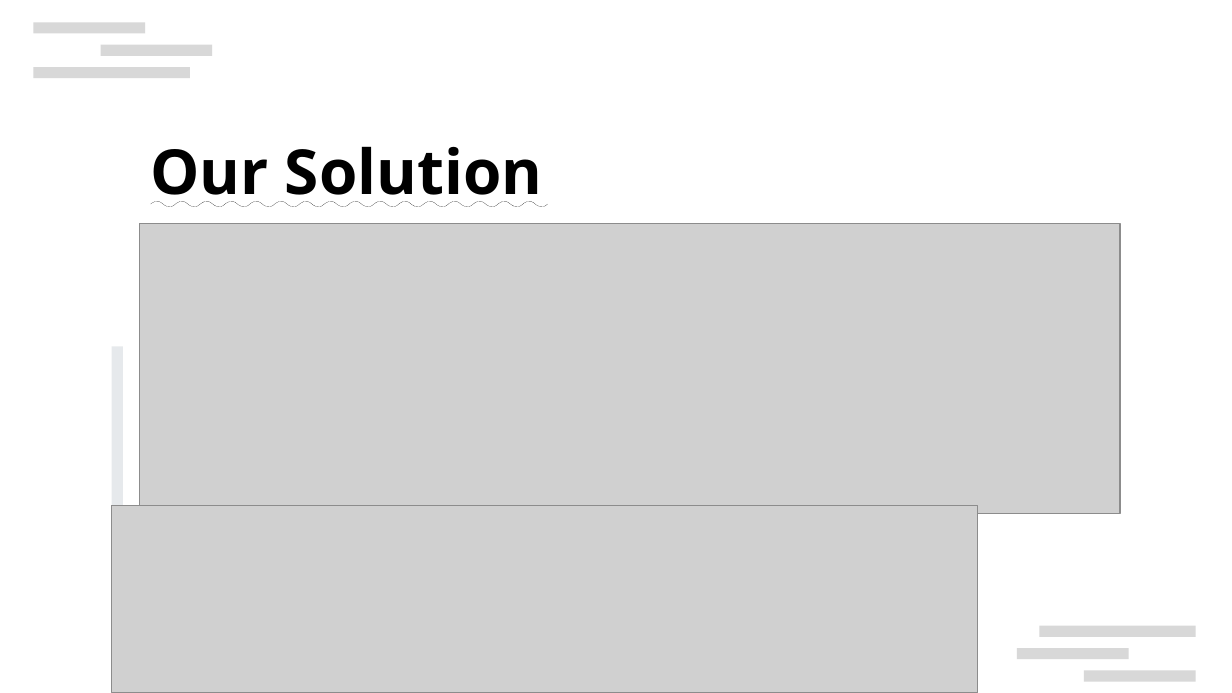
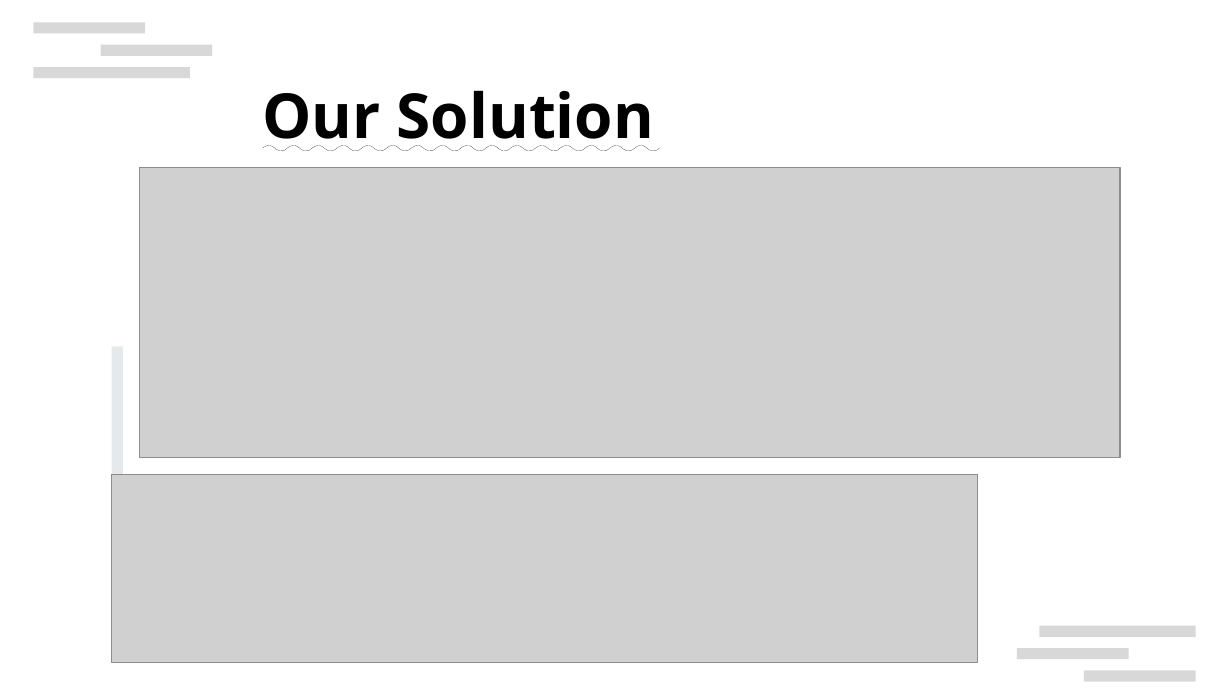
Before and after one commit to TheMody/No-learning-rates-needed-Introducing-SALSA-Stable-Armijo-Line-Search-Adaptation, a slide deck: slide 9 of Presentation/Slides.odp (slide 8 before the commit). Drawn at 1232x693 pixels with LibreOffice and Linux fonts; fonts in the diff are those of the drawing; grey boxes stand for pictures; background and template pictures are left out. Boxes give left, top, right and bottom in pixels: in the first picture for what was removed or moved away, otherwise in the second. Text is boxed around its words. In the diff, an @@ line names an element or a change of style, - is before the commit and + after.

```diff
--- a/Presentation/Slides.odp
+++ b/Presentation/Slides.odp
@@ text "Our Solution" moved from (x1=151, y1=146, x2=542, y2=207) to (x1=262, y1=90, x2=654, y2=151) @@
@@ picture moved from (x1=140, y1=224, x2=1120, y2=513) to (x1=140, y1=168, x2=1120, y2=457) @@
@@ picture moved from (x1=112, y1=505, x2=978, y2=693) to (x1=112, y1=475, x2=978, y2=663) @@
```
Also in this commit, not shown: 4 other slides changed, 1 slide added, 3 other files.
